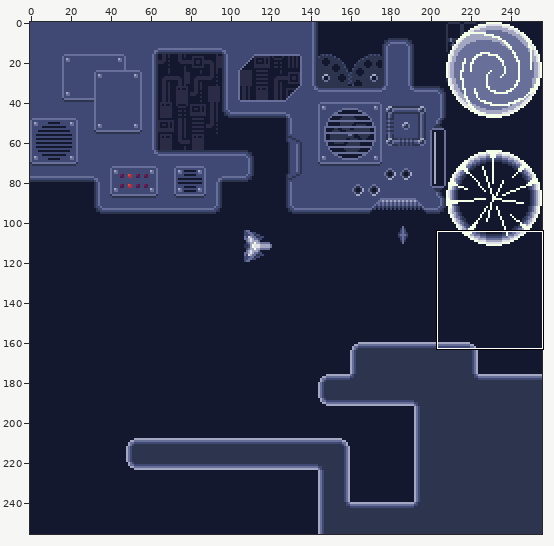
File history of a pixel-art file, Content/Textures/Environment mockup.aseprite. Above: a wide view before the commit, with the close-up outlined.
Close-up. Before the edit:
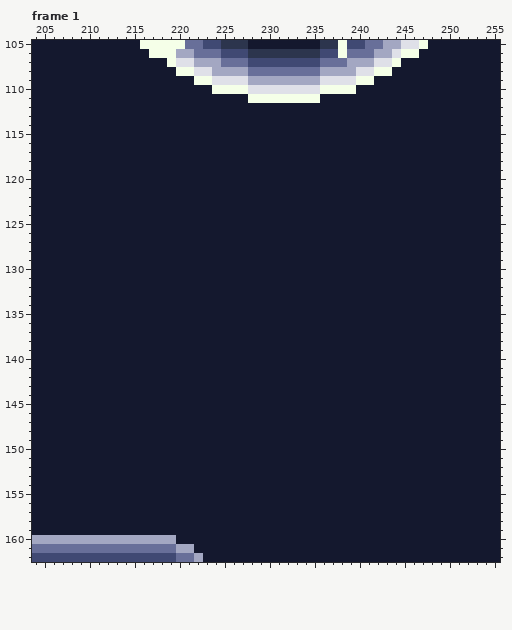
256x256 pixels, 8 frames. Shown: frame 1: x 204..255, y 105..162. The commit also changed other frames or places, which this record leaves out.
Now the later version:
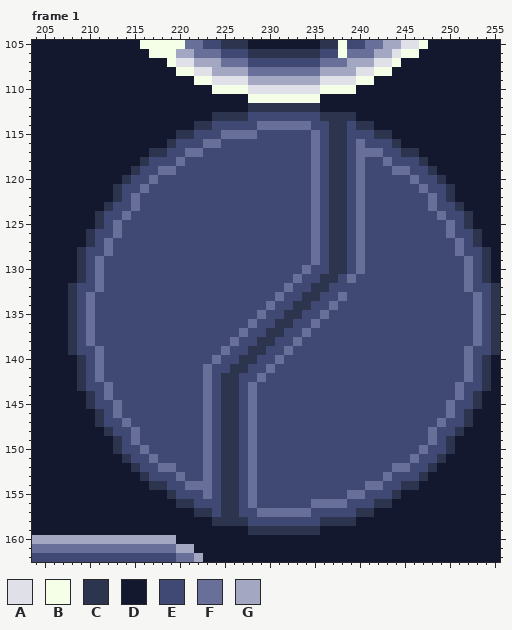
Palette (. is transparent): A #dfe0e8  B #f5ffe8  C #2c354d  D #14182e  E #404973  F #686f99  G #a3a7c2
Difference:
Frame 1, layer "Walls":
y 112: x 228..235 DDDDDDDD -> CCCCCCCC
y 113: x 224..239 DDDDDDDDDDDDDDDD -> CCCCEEEEEEEECCCC
y 114: x 222..241 DDDDDDDDDDDDDDDDDDDD -> CCEEEEEFFFFFFEECCECC
y 115: x 220..243 DDDDDDDDDDDDDDDDDDDDDDDD -> CCEEEFFFFEEEEEEFECCEEECC
y 116: x 219..244 DDDDDDDDDDDDDDDDDDDDDDDDDD -> CEEEFFEEEEEEEEEEFECCEFEEEC
y 117: x 217..246 DDDDDDDDDDDDDDDDDDDDDDDDDDDDDD -> CCEEFFEEEEEEEEEEEEFECCEFFFEECC
y 118: x 216..247 DDDDDDDDDDDDDDDDDDDDDDDDDDDDDDDD -> CEEEFEEEEEEEEEEEEEEFECCEFEEFEEEC
y 119: x 215..248 DDDDDDDDDDDDDDDDDDDDDDDDDDDDDDDDDD -> CEEFFEEEEEEEEEEEEEEEFECCEFEEEFFEEC
y 120: x 214..249 DDDDDDDDDDDDDDDDDDDDDDDDDDDDDDDDDDDD -> CEEFEEEEEEEEEEEEEEEEEFECCEFEEEEEFEEC
y 121: x 213..250 DDDDDDDDDDDDDDDDDDDDDDDDDDDDDDDDDDDDDD -> CEEFEEEEEEEEEEEEEEEEEEFECCEFEEEEEEFEEC
y 122: x 213..250 DDDDDDDDDDDDDDDDDDDDDDDDDDDDDDDDDDDDDD -> CEFEEEEEEEEEEEEEEEEEEEFECCEFEEEEEEEFEC
y 123: x 212..251 DDDDDDDDDDDDDDDDDDDDDDDDDDDDDDDDDDDDDDDD -> CEEFEEEEEEEEEEEEEEEEEEEFECCEFEEEEEEEFEEC
y 124: x 211..252 DDDDDDDDDDDDDDDDDDDDDDDDDDDDDDDDDDDDDDDDDD -> CEEFEEEEEEEEEEEEEEEEEEEEFECCEFEEEEEEEEFEEC
y 125: x 211..252 DDDDDDDDDDDDDDDDDDDDDDDDDDDDDDDDDDDDDDDDDD -> CEFEEEEEEEEEEEEEEEEEEEEEFECCEFEEEEEEEEEFEC
y 126: x 210..253 DDDDDDDDDDDDDDDDDDDDDDDDDDDDDDDDDDDDDDDDDDDD -> CEEFEEEEEEEEEEEEEEEEEEEEEFECCEFEEEEEEEEEFEEC
y 127: x 210..253 DDDDDDDDDDDDDDDDDDDDDDDDDDDDDDDDDDDDDDDDDDDD -> CEFEEEEEEEEEEEEEEEEEEEEEEFECCEFEEEEEEEEEEFEC
y 128: x 209..254 DDDDDDDDDDDDDDDDDDDDDDDDDDDDDDDDDDDDDDDDDDDDDD -> CEEFEEEEEEEEEEEEEEEEEEEEEEFECCEFEEEEEEEEEEFEEC
y 129: x 209..254 DDDDDDDDDDDDDDDDDDDDDDDDDDDDDDDDDDDDDDDDDDDDDD -> CEFEEEEEEEEEEEEEEEEEEEEEEEFECCEFEEEEEEEEEEEFEC
y 130: x 209..254 DDDDDDDDDDDDDDDDDDDDDDDDDDDDDDDDDDDDDDDDDDDDDD -> CEFEEEEEEEEEEEEEEEEEEEEEEFEECCEFEEEEEEEEEEEFEC
y 131: x 209..254 DDDDDDDDDDDDDDDDDDDDDDDDDDDDDDDDDDDDDDDDDDDDDD -> CEFEEEEEEEEEEEEEEEEEEEEEFEECCEFEEEEEEEEEEEEFEC
y 132: x 208..255 DDDDDDDDDDDDDDDDDDDDDDDDDDDDDDDDDDDDDDDDDDDDDDDD -> CEEFEEEEEEEEEEEEEEEEEEEEFEECCEEEEEEEEEEEEEEEFEEC
y 133: x 208..255 DDDDDDDDDDDDDDDDDDDDDDDDDDDDDDDDDDDDDDDDDDDDDDDD -> CEFEEEEEEEEEEEEEEEEEEEEFEECCEEFEEEEEEEEEEEEEEFEC
y 134: x 208..255 DDDDDDDDDDDDDDDDDDDDDDDDDDDDDDDDDDDDDDDDDDDDDDDD -> CEFEEEEEEEEEEEEEEEEEEEFEECCEEFEEEEEEEEEEEEEEEFEC
y 135: x 208..255 DDDDDDDDDDDDDDDDDDDDDDDDDDDDDDDDDDDDDDDDDDDDDDDD -> CEFEEEEEEEEEEEEEEEEEEFEECCEEFEEEEEEEEEEEEEEEEFEC
y 136: x 208..255 DDDDDDDDDDDDDDDDDDDDDDDDDDDDDDDDDDDDDDDDDDDDDDDD -> CEFEEEEEEEEEEEEEEEEEFEECCEEFEEEEEEEEEEEEEEEEEFEC
y 137: x 208..255 DDDDDDDDDDDDDDDDDDDDDDDDDDDDDDDDDDDDDDDDDDDDDDDD -> CEFEEEEEEEEEEEEEEEEFEECCEEFEEEEEEEEEEEEEEEEEEFEC
y 138: x 208..255 DDDDDDDDDDDDDDDDDDDDDDDDDDDDDDDDDDDDDDDDDDDDDDDD -> CEFEEEEEEEEEEEEEEEFEECCEEFEEEEEEEEEEEEEEEEEEEFEC
y 139: x 208..255 DDDDDDDDDDDDDDDDDDDDDDDDDDDDDDDDDDDDDDDDDDDDDDDD -> CEEFEEEEEEEEEEEEEFEECCEEFEEEEEEEEEEEEEEEEEEEFEEC
y 140: x 209..254 DDDDDDDDDDDDDDDDDDDDDDDDDDDDDDDDDDDDDDDDDDDDDD -> CEFEEEEEEEEEEEEFEECCEEFEEEEEEEEEEEEEEEEEEEEFEC
y 141: x 209..254 DDDDDDDDDDDDDDDDDDDDDDDDDDDDDDDDDDDDDDDDDDDDDD -> CEFEEEEEEEEEEEFEECCEEFEEEEEEEEEEEEEEEEEEEEEFEC
y 142: x 209..254 DDDDDDDDDDDDDDDDDDDDDDDDDDDDDDDDDDDDDDDDDDDDDD -> CEFEEEEEEEEEEEFECCEEFEEEEEEEEEEEEEEEEEEEEEEFEC
y 143: x 209..254 DDDDDDDDDDDDDDDDDDDDDDDDDDDDDDDDDDDDDDDDDDDDDD -> CEEFEEEEEEEEEEFECCEFEEEEEEEEEEEEEEEEEEEEEEFEEC
y 144: x 210..253 DDDDDDDDDDDDDDDDDDDDDDDDDDDDDDDDDDDDDDDDDDDD -> CEFEEEEEEEEEEFECCEFEEEEEEEEEEEEEEEEEEEEEEFEC
y 145: x 210..253 DDDDDDDDDDDDDDDDDDDDDDDDDDDDDDDDDDDDDDDDDDDD -> CEEFEEEEEEEEEFECCEFEEEEEEEEEEEEEEEEEEEEEFEEC
y 146: x 211..252 DDDDDDDDDDDDDDDDDDDDDDDDDDDDDDDDDDDDDDDDDD -> CEFEEEEEEEEEFECCEFEEEEEEEEEEEEEEEEEEEEEFEC
y 147: x 211..252 DDDDDDDDDDDDDDDDDDDDDDDDDDDDDDDDDDDDDDDDDD -> CEEFEEEEEEEEFECCEFEEEEEEEEEEEEEEEEEEEEFEEC
y 148: x 212..251 DDDDDDDDDDDDDDDDDDDDDDDDDDDDDDDDDDDDDDDD -> CEEFEEEEEEEFECCEFEEEEEEEEEEEEEEEEEEEFEEC
y 149: x 213..250 DDDDDDDDDDDDDDDDDDDDDDDDDDDDDDDDDDDDDD -> CEFEEEEEEEFECCEFEEEEEEEEEEEEEEEEEEEFEC
y 150: x 213..250 DDDDDDDDDDDDDDDDDDDDDDDDDDDDDDDDDDDDDD -> CEEFEEEEEEFECCEFEEEEEEEEEEEEEEEEEEFEEC
y 151: x 214..249 DDDDDDDDDDDDDDDDDDDDDDDDDDDDDDDDDDDD -> CEEFEEEEEFECCEFEEEEEEEEEEEEEEEEEFEEC
y 152: x 215..248 DDDDDDDDDDDDDDDDDDDDDDDDDDDDDDDDDD -> CEEFFEEEFECCEFEEEEEEEEEEEEEEEFFEEC
y 153: x 216..247 DDDDDDDDDDDDDDDDDDDDDDDDDDDDDDDD -> CEEEFEEFECCEFEEEEEEEEEEEEEEFEEEC
y 154: x 217..246 DDDDDDDDDDDDDDDDDDDDDDDDDDDDDD -> CCEEFFFECCEFEEEEEEEEEEEEFFEECC
y 155: x 219..244 DDDDDDDDDDDDDDDDDDDDDDDDDD -> CEEEFECCEFEEEEEEEEEEFFEEEC
y 156: x 220..243 DDDDDDDDDDDDDDDDDDDDDDDD -> CCEEECCEFEEEEEEFFFFEEECC
y 157: x 222..241 DDDDDDDDDDDDDDDDDDDD -> CCECCEEFFFFFFEEEEECC
y 158: x 224..239 DDDDDDDDDDDDDDDD -> CCCCEEEEEEEECCCC
y 159: x 228..235 DDDDDDDD -> CCCCCCCC
Pixel boxes of the changes (left, top, right, bottom) in both close-ups:
changed: (68, 103, 500, 535)
